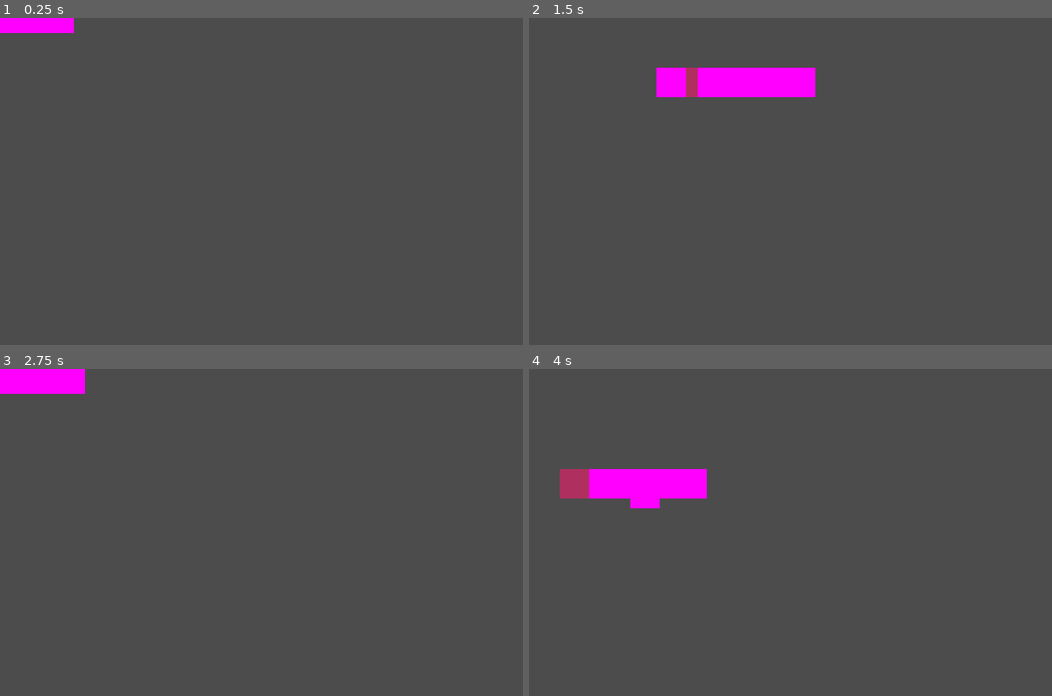
Above: before the commit, frames 1-4 (two rows, left to right).
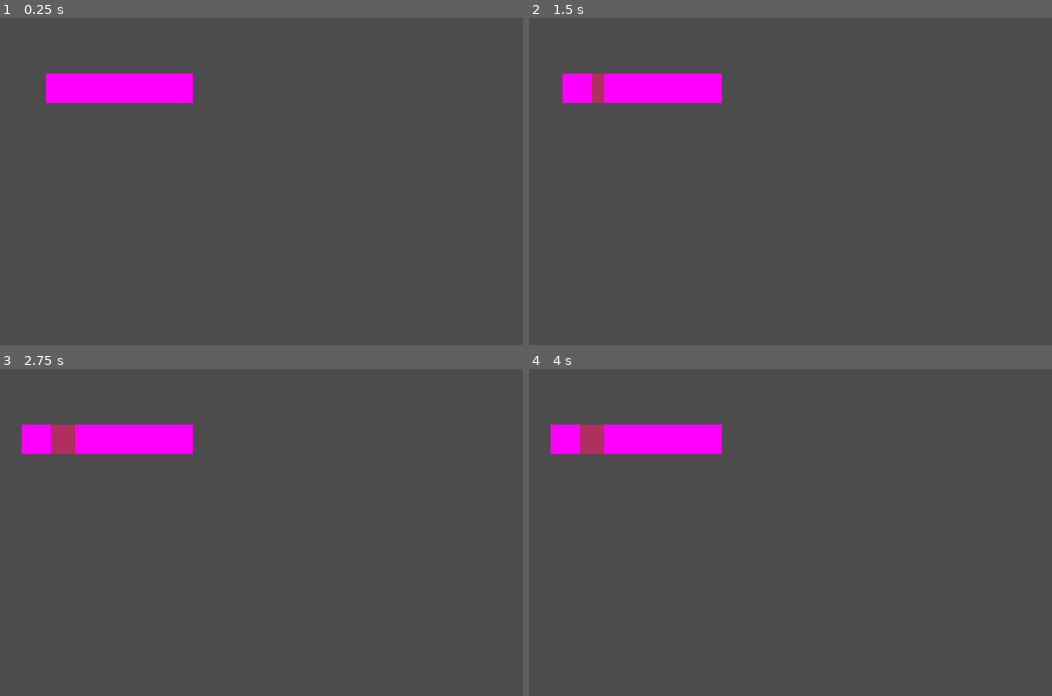
Above: after the commit, the same moments.

Repository: RaccoonHandsProductions/CanningSeason
Game: Godot game, scene res://PrepStation/Carrot/carrot_test.tscn
Same seed, same stepped clock (60 frames per second), same inputs: the game is played once before the commit and once after it. This scene is started directly instead of the project's main scene.
Inputs (mouse positions are in pixels of both pictures, inside the frame that each line leads up to):
- Up to frame 1 (0.25 s): no input
- Up to frame 2 (1.5 s): tap Enter at 0.5 s; drag from (539, 27) to (842, 109) at 0.52 s; tap Space at 1.25 s; drag from (842, 109) to (539, 27) at 1.27 s
- Up to frame 3 (2.75 s): tap Enter at 2 s; move the mouse to (10, 378) at 2.02 s; click (10, 378) at 2.17 s
- Up to frame 4 (4 s): tap Space at 2.75 s; drag from (570, 378) to (633, 483) at 2.77 s; tap Enter at 3.5 s; drag from (549, 483) to (539, 378) at 3.52 s

The runs differ from the first frame. In frame 1, 3.2% of the frame differs, in the area x 0-37%, y 0-26%; in frame 2, 3.8%; in frame 3, 4.2%; in frame 4, 5.6%, in the area x 4-37%, y 17-43%.

Commit message:
Fix issues with mouse positioning and sticking

Diff:
--- a/project/PrepStation/Carrot/Carrot.gd
+++ b/project/PrepStation/Carrot/Carrot.gd
@@ -21,36 +21,31 @@
 
 
 
-func _process(_delta):
+func _physics_process(delta):
 	if _is_being_dragged:
-		_mouse_pos = get_viewport().get_mouse_position()
-		self.position = Vector2(_mouse_pos.x, _mouse_pos.y)
-
-
-
-
-func _set_is_being_dragged()->void:
-	_is_being_dragged = !(_is_being_dragged)
+		_mouse_pos = get_global_mouse_position()
+		self.global_position = Vector2(_mouse_pos.x, _mouse_pos.y)
 
 
 func _on_WholeFood_input_event(_viewport, _event, _shape_idx)->void:
 	if _is_draggable:
 		if _event is InputEventMouseButton:
-			if _event.button_index == BUTTON_LEFT and _event.pressed:
-				#enables dragging when carrot is touched
-				_set_is_being_dragged()
-
-
-			elif _event.button_index == BUTTON_LEFT and !(_event.pressed):
-				#disables dragging when carrot is released
-				_set_is_being_dragged()
-				emit_signal("dropped")
-
+			if _event.button_index == BUTTON_LEFT:
+				_is_being_dragged = _event.pressed
+				if _event.pressed == false:
+					emit_signal("dropped")
 
 		elif _event is InputEventScreenTouch:
 			if _event.pressed and _event.get_index() == 0:
 				self.position = _event.get_position()
 
+
+func _input(_event):
+	if _event is InputEventMouseButton:
+		if _event.button_index == BUTTON_LEFT and not _event.pressed:
+			_is_being_dragged = false
+
+
 func _split() -> void:
 	print("hello 2")
 	$CarrotPiece.position.x -= 30
--- a/project/PrepStation/Carrot/Carrot.tscn
+++ b/project/PrepStation/Carrot/Carrot.tscn
@@ -38,5 +38,4 @@
 
 [node name="CarrotPiece5" parent="." instance=ExtResource( 2 )]
 position = Vector2( 144, 0 )
-
 [connection signal="input_event" from="." to="." method="_on_WholeFood_input_event"]
--- a/project/PrepStation/Carrot/carrot_test.gd
+++ b/project/PrepStation/Carrot/carrot_test.gd
@@ -6,3 +6,4 @@
 			if event.button_index == BUTTON_LEFT and event.pressed:
 				print("hello")
 				$Carrot._split()
+				$Carrot.input_pickable = false
--- a/project/PrepStation/Carrot/carrot_test.tscn
+++ b/project/PrepStation/Carrot/carrot_test.tscn
@@ -10,12 +10,11 @@
 script = ExtResource( 2 )
 
 [node name="Carrot" parent="." instance=ExtResource( 1 )]
-position = Vector2( 1, 0 )
+position = Vector2( 292.042, 172.609 )
 
 [node name="Area2D" type="Area2D" parent="."]
 
 [node name="CollisionShape2D" type="CollisionShape2D" parent="Area2D"]
 position = Vector2( 29, 24 )
 shape = SubResource( 1 )
-
 [connection signal="input_event" from="Area2D" to="." method="_on_Area2D_input_event"]
--- a/project/PrepStation/CarrotPiece/CarrotPiece.gd
+++ b/project/PrepStation/CarrotPiece/CarrotPiece.gd
@@ -23,34 +23,30 @@
 		Color.magenta)
 
 
-func _process(_delta):
+func _physics_process(delta):
 	if _is_being_dragged:
-		_mouse_pos = get_viewport().get_mouse_position()
-		self.position = Vector2(_mouse_pos.x, _mouse_pos.y)
-
-
-func _set_is_being_dragged()->void:
-	_is_being_dragged = !(_is_being_dragged)
+		_mouse_pos = get_global_mouse_position()
+		self.global_position = Vector2(_mouse_pos.x, _mouse_pos.y)
 
 
 func _on_FoodChunk_input_event(_viewport, _event, _shape_idx)->void:
 	if _is_draggable:
 		if _event is InputEventMouseButton:
-			if _event.button_index == BUTTON_LEFT and _event.pressed:
-				#enables dragging when carrot is touched
-				_set_is_being_dragged()
-
-
-			elif _event.button_index == BUTTON_LEFT and !(_event.pressed):
-				#disables dragging when carrot is released
-				_set_is_being_dragged()
-				emit_signal("dropped")
-
+			if _event.button_index == BUTTON_LEFT:
+				_is_being_dragged = _event.pressed
+				if _event.pressed == false:
+					emit_signal("dropped")
 
 		elif _event is InputEventScreenTouch:
 			if _event.pressed and _event.get_index() == 0:
 				self.position = _event.get_position()
 
 
+func _input(_event):
+	if _event is InputEventMouseButton:
+		if _event.button_index == BUTTON_LEFT and not _event.pressed:
+			_is_being_dragged = false
+
+
 func _split() ->void:
 	input_pickable = true
--- a/project/PrepStation/CarrotPiece/CarrotPiece.tscn
+++ b/project/PrepStation/CarrotPiece/CarrotPiece.tscn
@@ -10,5 +10,4 @@
 
 [node name="CollisionShape2D" type="CollisionShape2D" parent="."]
 shape = SubResource( 1 )
-
 [connection signal="input_event" from="." to="." method="_on_FoodChunk_input_event"]
--- a/project/project.godot
+++ b/project/project.godot
@@ -10,6 +10,7 @@
 
 _global_script_classes=[  ]
 _global_script_class_icons={
+
 }
 
 [application]
Not shown, changed: project/PrepStation/compost_bowl.png.import
Not shown, changed: project/PrepStation/cutting_board.png.import
Not shown, changed: project/PrepStation/done_bowl.png.import
Not shown, changed: project/PrepStation/knife.png.import
